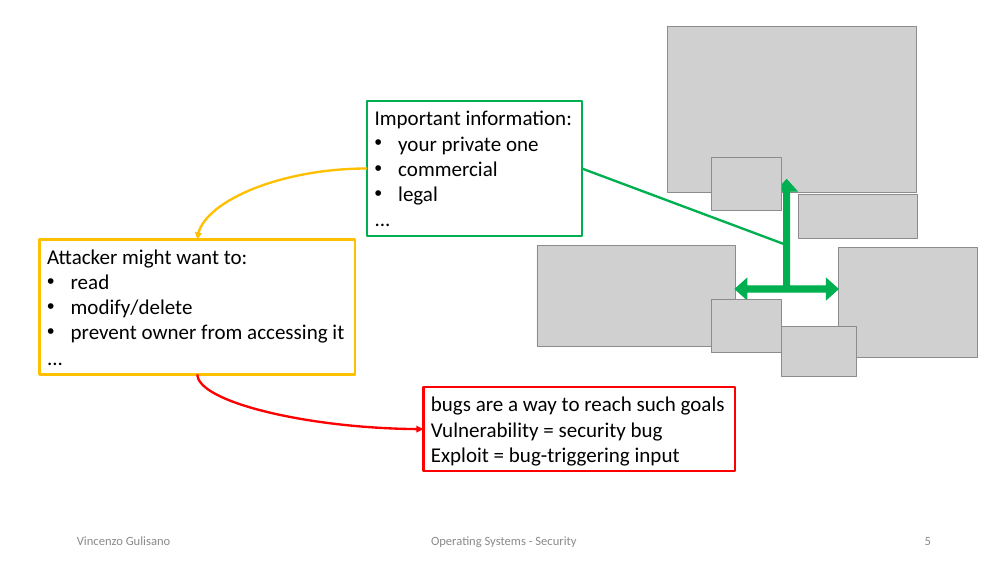
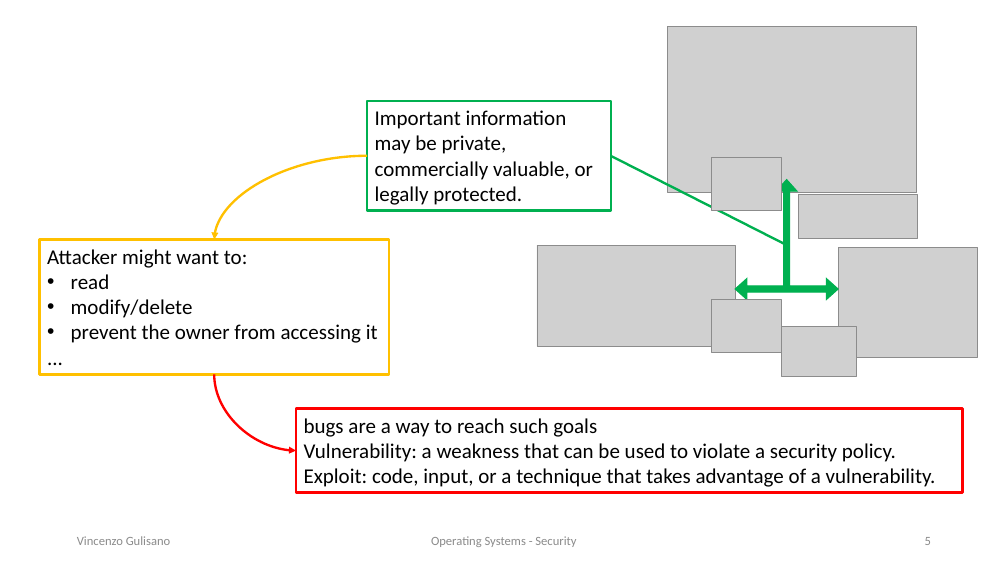
Before and after one commit to vincenzo-gulisano/os_material, a slide deck: slide 5 of security/security.pptx. Drawn at 1008x567 pixels with LibreOffice and Linux fonts; fonts in the diff are those of the drawing; grey boxes stand for pictures. Boxes give left, top, right and bottom in pixels: in the first picture for what was removed or moved away, otherwise in the second. Text is boxed around its words. In the diff, an @@ line names an element or a change of style, - is before the commit and + after.

Commit message:
updating security slides

```diff
--- a/security/security.pptx
+++ b/security/security.pptx
@@ rectangle "Important information may be private, ...": place and size @@
-rectangle "Important information may be private, ..." at box(368, 101, 582, 236)
+rectangle "Important information may be private, ..." at box(368, 101, 611, 211)
@@ text in rectangle at box(375, 110, 593, 205): text changed @@
-Important information:
-• your private one
-• commercial
-• legal
-...
+Important information may be private, commercially valuable, or legally protected.
@@ curved arrow moved from (368, 169) - (197, 240) to (368, 156) - (214, 240) @@
@@ line moved from (582, 169) - (787, 245) to (611, 156) - (787, 245) @@
@@ rectangle "Attacker might want to:": place and size @@
-rectangle "Attacker might want to:" at box(39, 240, 355, 374)
+rectangle "Attacker might want to:" at box(39, 240, 389, 374)
@@ text in rectangle at box(71, 324, 378, 343): text changed @@
-• prevent owner from accessing it
+• prevent the owner from accessing it
@@ curved arrow moved from (197, 374) - (423, 430) to (214, 374) - (296, 451) @@
@@ rectangle "bugs are a way to ...": place and size @@
-rectangle "bugs are a way to ..." at box(423, 387, 735, 471)
+rectangle "bugs are a way to ..." at box(296, 408, 963, 492)
@@ text in rectangle at box(304, 443, 936, 487): text changed @@
-Vulnerability = security bug
-Exploit = bug-triggering input
+Vulnerability: a weakness that can be used to violate a security policy.
+Exploit: code, input, or a technique that takes advantage of a vulnerability.
```
Also in this commit, not shown: 11 other slides changed, 1 other file.
